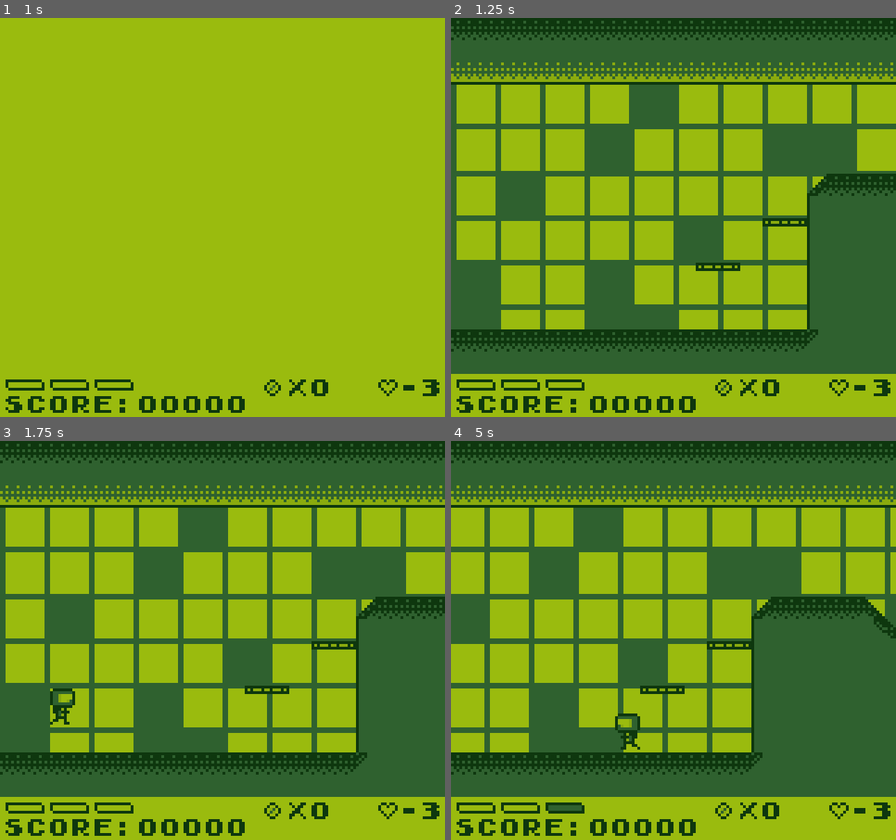
Above: before the commit, frames 1-4 (two rows, left to right).
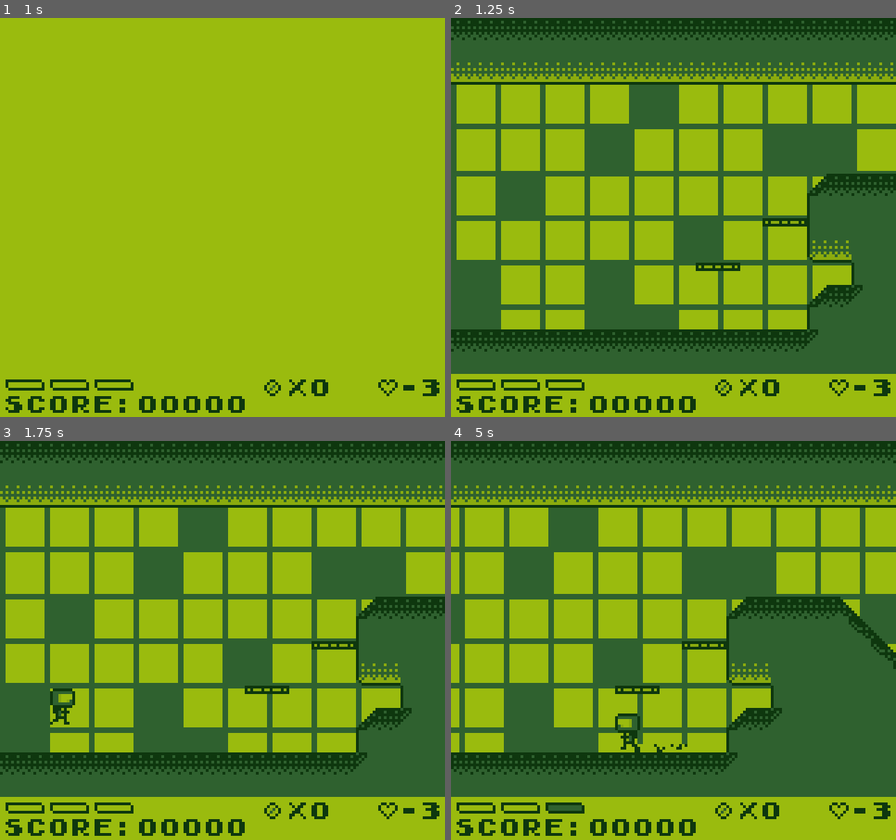
Above: after the commit, the same moments.

Repository: AlanRostem/TurboTrooper
Game: Godot game, scene res://scenes/main/Main.tscn
Same seed, same stepped clock (60 frames per second), same inputs: the game is played once before the commit and once after it. Sound files missing from this copy of the repository are replaced by a short silence.
Inputs:
- Up to frame 1 (1 s): tap Enter (pause) at 0.5 s; hold D (move_right) from 0.53 s (still down); tap S (aim_down) at 0.6 s; tap Space (jump) at 0.77 s
- Up to frame 2 (1.25 s): keep holding D (move_right)
- Up to frame 3 (1.75 s): keep holding D (move_right); tap W (aim_up) at 1.35 s; tap Space (jump) at 1.52 s
- Up to frame 4 (5 s): release D (move_right) at 2.03 s; hold A (move_left) 2.03-2.78 s; tap K (fire) at 2.1 s; hold D (move_right) 2.78-4.28 s; tap E (select) at 2.85 s; tap Space (jump) at 3.02, 3.77, 4.52 s; tap S (aim_down) at 3.6 s; hold A (move_left) from 4.28 s (still down); tap W (aim_up) at 4.35 s

Frame 1 is identical in both runs. In frame 2, 1.2% of the frame differs, in the area x 80-93%, y 55-73%; in frame 3, 1.2%; in frame 4, 24%, in the area x 0-100%, y 0-84%.

Commit message:
made sure a bug wont happen

Diff:
--- a/project/scenes/game/level/levels/TrainingLevel.tscn
+++ b/project/scenes/game/level/levels/TrainingLevel.tscn
@@ -12,7 +12,10 @@
 position = Vector2( 312, 112 )
 
 [node name="CustomTileMap" parent="GameWorld/Geometry" index="1"]
-tile_data = PoolIntArray( 131065, 7, 0, 131066, 7, 1, 131067 …(3446 unchanged characters)…  7, 65536, 786426, 7, 65538, 720912, 7, 65536, 720913, 7, 65537, 720914, 7, 65537, 720915, 7, 65537, 720916, 7, 65537, 720917, 7, 65537, 720918, 7, 65537, 720919, 7, 65540, 720920, 7, 2, 720939, 7, 65536, 720940, 7, 65538, 851961, 7, 65536, 851962, 7, 65538, 786443, 8, 0, 786444, 8, 2, 786448, 7, 65536, 786449, 7, 65537, 786450, 7, 65537, 786451, 7, 65537, 786452, 7, 65537, 786453, 7, 65537, 786454, 7, 65537, 786455, 7, 65537, 786456, 7, 65540, 786457, 7, 2, 786475, 7, 65536, 786476, 7, 65538, 917497, 7, 65536, 917498, 7, 65538, 851984, 7, 65536, 851985, 7, 65537, 851986, 7, 65537, 851987, 7, 65537, 851988, 7, 65537, 85 …(4237 unchanged characters)…
+tile_data = PoolIntArray( 131065, 7, 0, 131066, 7, 1, 131067 …(3446 unchanged characters)…  7, 65536, 786426, 7, 65538, 720912, 7, 131072, 720913, 7, 131073, 720914, 7, 5, 720915, 7, 65537, 720916, 7, 65537, 720917, 7, 65537, 720918, 7, 65537, 720919, 7, 65540, 720920, 7, 2, 720939, 7, 65536, 720940, 7, 65538, 851961, 7, 65536, 851962, 7, 65538, 786443, 8, 0, 786444, 8, 2, 786450, 7, 65536, 786451, 7, 65537, 786452, 7, 65537, 786453, 7, 65537, 786454, 7, 65537, 786455, 7, 65537, 786456, 7, 65540, 786457, 7, 2, 786475, 7, 65536, 786476, 7, 65538, 917497, 7, 65536, 917498, 7, 65538, 851984, 7, 0, 851985, 7, 1, 851986, 7, 65541, 851987, 7, 65537, 851988, 7, 65537, 85 …(4237 unchanged characters)…
+
+[node name="ArrowSprite" parent="GameWorld/EscapeArea" index="2"]
+frame = 1
 
 [node name="CheckPoint" parent="." index="6"]
 position = Vector2( 336, 112 )
--- a/project/scenes/game/world/entity/entities/player/components/state_machine/PlayerAirBorneState.gd
+++ b/project/scenes/game/world/entity/entities/player/components/state_machine/PlayerAirBorneState.gd
@@ -33,16 +33,24 @@
 					else:
 						parent_state_machine.transition_to("PlayerSlideState")
 				else:
+					if player.is_crouched():
+						if !player.is_roof_above():
+							player.stand_up()
+						else:
+							parent_state_machine.transition_to("PlayerSlideState")
+							return
 					if player.is_moving_too_fast(player.max_walk_speed):
 						parent_state_machine.transition_to("PlayerRunState")
 					else:
 						parent_state_machine.transition_to("PlayerWalkState")
-					if player.is_crouched():
-						player.stand_up()
+
 			else:
 				parent_state_machine.transition_to("PlayerIdleState")
-				if player.is_crouched():
+				if !player.is_roof_above():
 					player.stand_up()
+				else:
+					parent_state_machine.transition_to("PlayerCrouchState")
+					return
 		else:
 			parent_state_machine.transition_to("PlayerSlideState")
 
